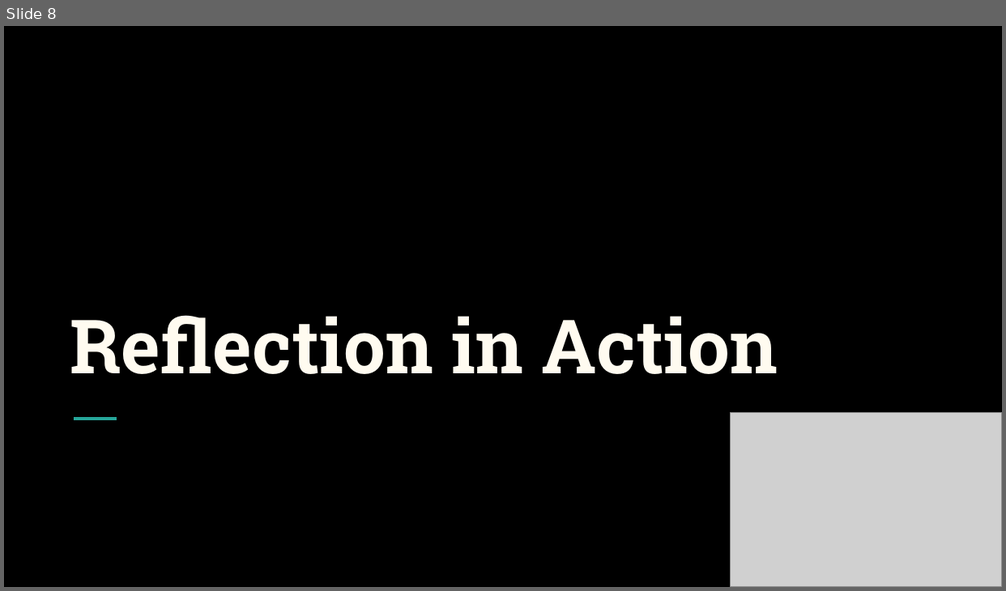
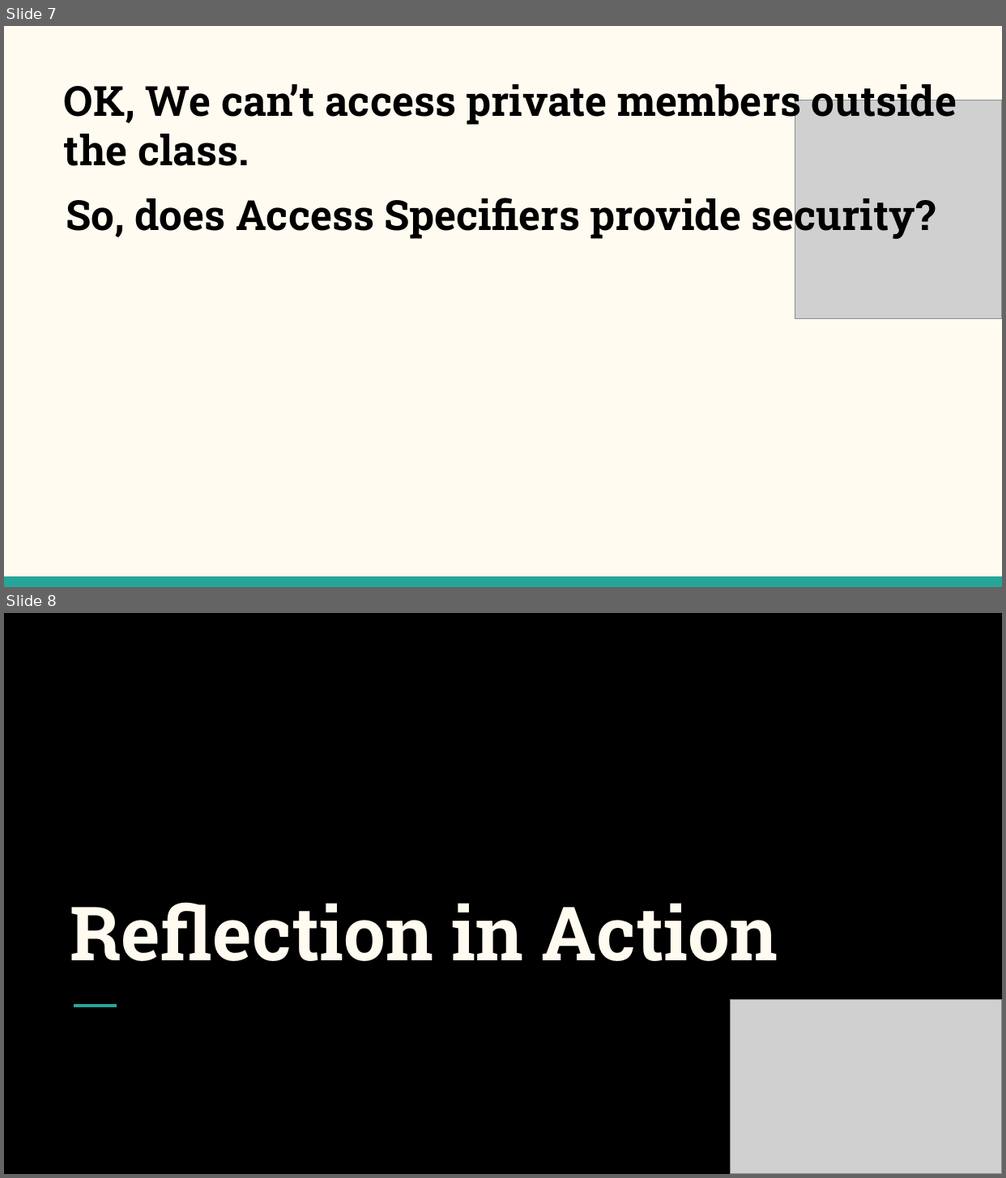
Before and after one commit to NehalPatel/Reflection, a slide deck: Reflection.pptx. Shown one above the other, each under a label of ours: slide 8 before the commit, slides 7 and 8 after it. The pictures are 1006x591 and 1006x1178 pixels, drawn with LibreOffice and Linux fonts; fonts in the diff are those of the drawing; grey boxes stand for pictures. Boxes give left, top, right and bottom in pixels: in the first picture for what was removed or moved away, otherwise in the second. Text is boxed around its words. In the diff, an @@ line names an element or a change of style, - is before the commit and + after.

```diff
--- a/Reflection.pptx
+++ b/Reflection.pptx
@@ slide 7 added at [4, 26, 1002, 587], background #FFFBF0 @@
@@ title added at [64, 78, 957, 166], 30 pt, text #000000, bold @@
+OK, We can’t access private members outside the class.
@@ picture added at [795, 100, 1002, 318] @@
@@ text added at [66, 191, 936, 240], 30 pt, text #000000, bold @@
+So, does Access Specifiers provide security?
@@ rectangle added at [4, 577, 1002, 587], fill #26A69A @@
```
Also in this commit, not shown: 2 slides changed, 11 other slides added, 13 other files.
